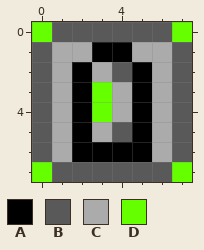
Pixel-art file -- res/sprites/ammo.aseprite. Above: the version before the commit.
8x8 pixels, 1 frame.
Palette (. is transparent): A #000000  B #595959  C #ababab  D #65ff00
Pixels before, first column x 0:
0 DBBBBBBD
1 BCCAACCB
2 BCACBACB
3 BCADCACB
4 BCADCACB
5 BCACBACB
6 BCAAAACB
7 DBBBBBBD
The same view after the edit:
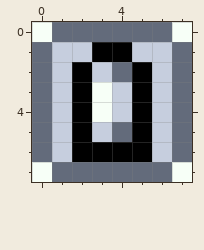
Change:
colour B: #595959 -> #636b7b
colour C: #ababab -> #c6cede
colour D: #65ff00 -> #f7fff7
Pixel boxes of the changes (left, top, right, bottom) in both pictures:
changed: (32, 22, 192, 182)
